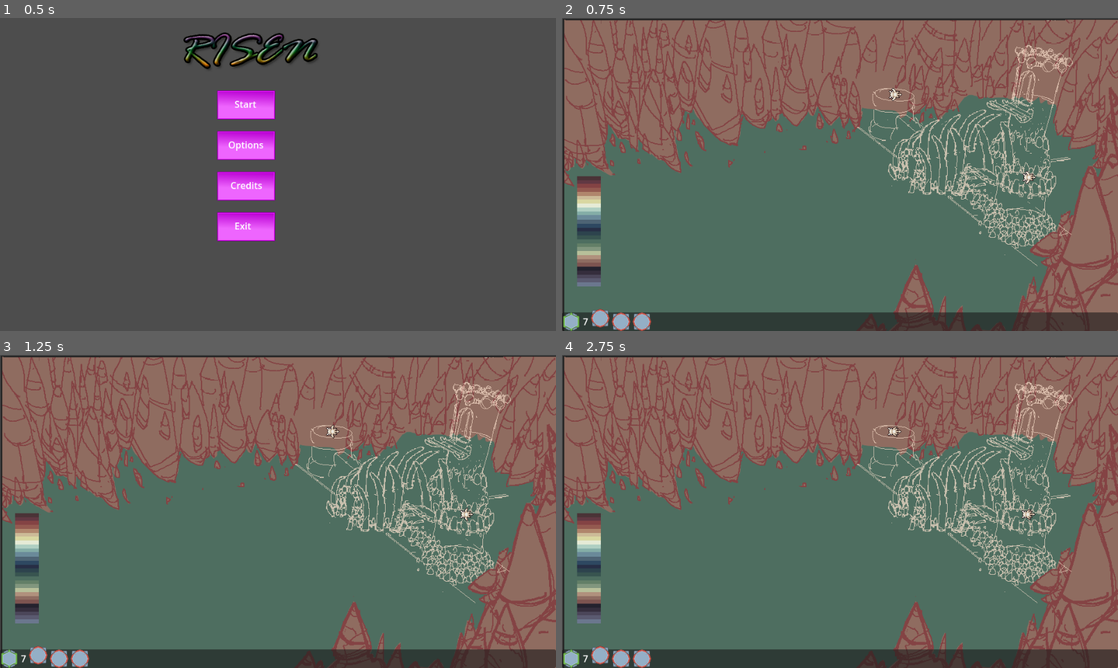
Above: before the commit, frames 1-4 (two rows, left to right).
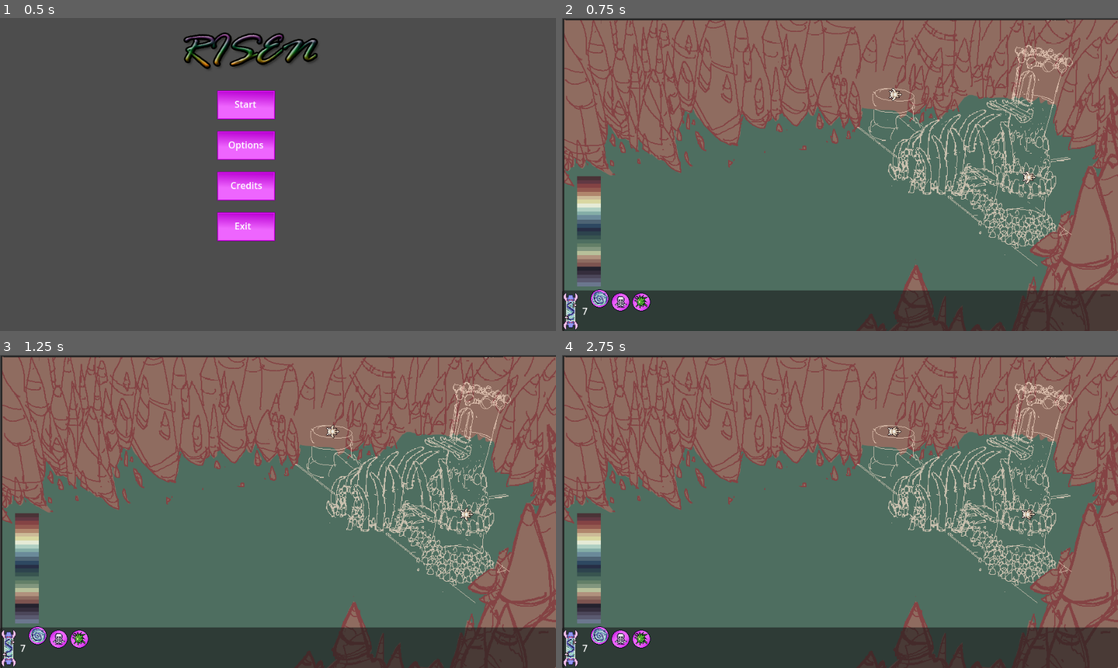
Above: after the commit, the same moments.

Repository: 00Her0/risen
Game: Godot game, scene res://Scenes/start_menu.tscn
The game is run twice, just before and just after one commit, with the same random seed, the same clock (stepped at 60 frames per second) and the same inputs.
Inputs (mouse positions are in pixels of both pictures, inside the frame that each line leads up to; where the layout moved, square brackets give the same spot in the first picture):
- Up to frame 1 (0.5 s): no input
- Up to frame 2 (0.75 s): click "Start" at 0.5 s
- Up to frame 3 (1.25 s): no input
- Up to frame 4 (2.75 s): click (573, 649) [573, 658] at 1.25 s; click (600, 646) [600, 655] at 2 s

Frame 1 is identical in both runs. In frame 2, 7.5% of the frame differs, in the area x 0-100%, y 86-100%; in frame 3, 7.5%; in frame 4, 7.5%.

Commit message:
quick updates to some UI

Diff:
--- a/Scenes/start_menu.tscn
+++ b/Scenes/start_menu.tscn
@@ -139,6 +139,7 @@
 offset_bottom = 40.0
 
 [node name="Mutebutton" type="TextureButton" parent="Options"]
+layout_mode = 0
 offset_left = 375.0
 offset_top = 125.0
 offset_right = 475.0
@@ -163,6 +164,7 @@
 text = "Mute Music"
 
 [node name="MuteSoundButton" type="TextureButton" parent="Options"]
+layout_mode = 0
 offset_left = 375.0
 offset_top = 195.0
 offset_right = 475.0
@@ -187,6 +189,7 @@
 text = "Mute Sound"
 
 [node name="CreditsButton" type="TextureButton" parent="Options"]
+layout_mode = 0
 offset_left = 375.0
 offset_top = 265.0
 offset_right = 475.0
@@ -212,6 +215,7 @@
 "
 
 [node name="OptionsBackButton" type="TextureButton" parent="Options"]
+layout_mode = 0
 offset_left = 375.0
 offset_top = 335.0
 offset_right = 475.0
@@ -242,6 +246,7 @@
 offset_bottom = 40.0
 
 [node name="CreditsBackButton" type="TextureButton" parent="Credit"]
+layout_mode = 0
 offset_left = 375.0
 offset_top = 335.0
 offset_right = 475.0
--- a/UI/control.tscn
+++ b/UI/control.tscn
@@ -1,9 +1,11 @@
-[gd_scene load_steps=5 format=3 uid="uid://dx1okvfblqpxj"]
+[gd_scene load_steps=7 format=3 uid="uid://dx1okvfblqpxj"]
 
 [ext_resource type="Script" path="res://UI/UI.gd" id="1_oal40"]
-[ext_resource type="Texture2D" uid="uid://d1ucjj6fpjiqe" path="res://assets/Filler graphics/tile_0081.png" id="2_a4gpg"]
-[ext_resource type="Texture2D" uid="uid://xs8tw6d4lkwk" path="res://assets/Filler graphics/tile_0054.png" id="3_a0lo7"]
+[ext_resource type="Texture2D" uid="uid://btws7tvl74uoe" path="res://assets/soul container.png" id="2_pc30h"]
+[ext_resource type="Texture2D" uid="uid://iw2b08yfp8dh" path="res://assets/soul siphon.png" id="3_0vbtu"]
 [ext_resource type="Texture2D" uid="uid://bfot4op4e0xca" path="res://assets/Filler graphics/whiteshader.png" id="4_pfv82"]
+[ext_resource type="Texture2D" uid="uid://cqqq2k0idqa8n" path="res://assets/Raise.png" id="5_737yh"]
+[ext_resource type="Texture2D" uid="uid://lp4yp2a65ke4" path="res://assets/Explode.png" id="6_vliyk"]
 
 [node name="UI" type="Control"]
 layout_mode = 3
@@ -22,7 +24,7 @@
 anchor_right = 0.5
 anchor_bottom = 1.0
 offset_left = -480.0
-offset_top = -32.0
+offset_top = -70.0
 offset_right = 480.0
 grow_horizontal = 2
 grow_vertical = 0
@@ -33,14 +35,17 @@
 anchor_top = 1.0
 anchor_right = 1.0
 anchor_bottom = 1.0
-offset_top = -32.0
+offset_left = -1.0
+offset_top = -66.0
+offset_right = -1.0
+offset_bottom = -2.0
 grow_horizontal = 2
 grow_vertical = 0
 
 [node name="Soulicon" type="TextureButton" parent="Spellpanel/Infohbox"]
 layout_mode = 2
 tooltip_text = "Souls of the dead"
-texture_normal = ExtResource("2_a4gpg")
+texture_normal = ExtResource("2_pc30h")
 
 [node name="Soullabel" type="Label" parent="Spellpanel/Infohbox"]
 layout_mode = 2
@@ -49,7 +54,7 @@
 
 [node name="Soulstealbutton" type="TextureButton" parent="Spellpanel/Infohbox"]
 layout_mode = 2
-texture_normal = ExtResource("3_a0lo7")
+texture_normal = ExtResource("3_0vbtu")
 
 [node name="CooldownShade" type="TextureProgressBar" parent="Spellpanel/Infohbox/Soulstealbutton"]
 layout_mode = 0
@@ -70,7 +75,7 @@
 [node name="Raisebutton" type="TextureButton" parent="Spellpanel/Infohbox"]
 layout_mode = 2
 tooltip_text = "Send a captured soul into a body to animate it"
-texture_normal = ExtResource("3_a0lo7")
+texture_normal = ExtResource("5_737yh")
 
 [node name="CooldownShade" type="TextureProgressBar" parent="Spellpanel/Infohbox/Raisebutton"]
 layout_mode = 0
@@ -92,7 +97,7 @@
 [node name="Explodebutton" type="TextureButton" parent="Spellpanel/Infohbox"]
 layout_mode = 2
 tooltip_text = "Fill a dead body with so many souls it explodes!"
-texture_normal = ExtResource("3_a0lo7")
+texture_normal = ExtResource("6_vliyk")
 
 [node name="CooldownShade" type="TextureProgressBar" parent="Spellpanel/Infohbox/Explodebutton"]
 layout_mode = 0
--- a/project.godot
+++ b/project.godot
@@ -27,6 +27,10 @@
 window/stretch/mode="viewport"
 window/stretch/aspect="expand"
 
+[editor]
+
+movie_writer/movie_file="E:/GameDev/In Progress/GameJams/GDFG July 2023/Risen/risen/Testing.avi"
+
 [input]
 
 "left click"={
